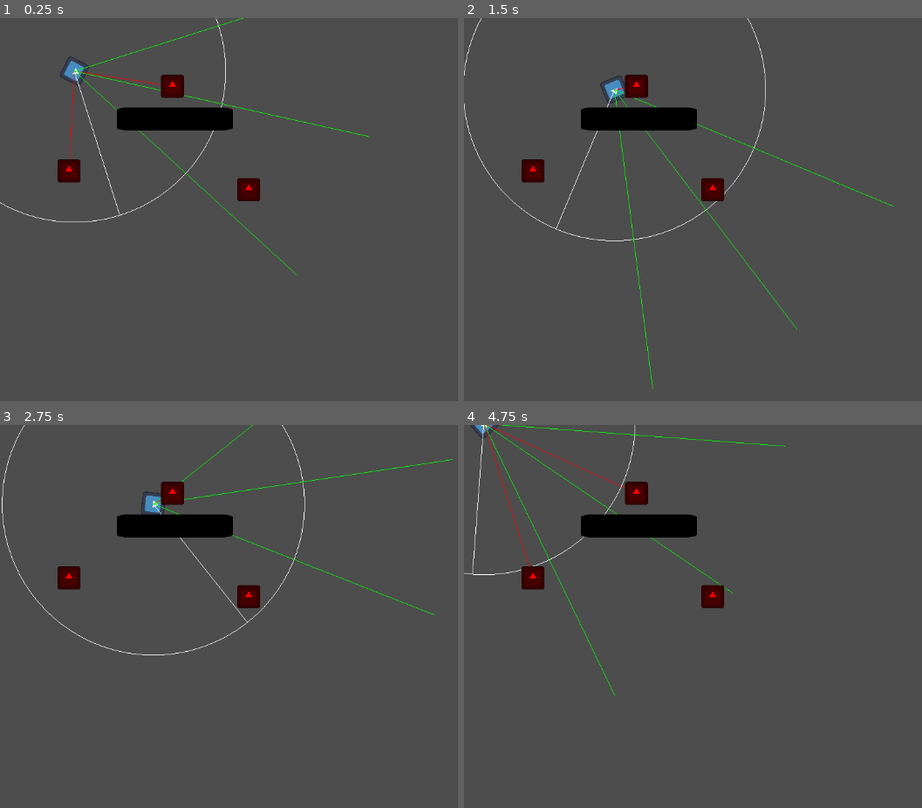
Above: before the commit, frames 1-4 (two rows, left to right).
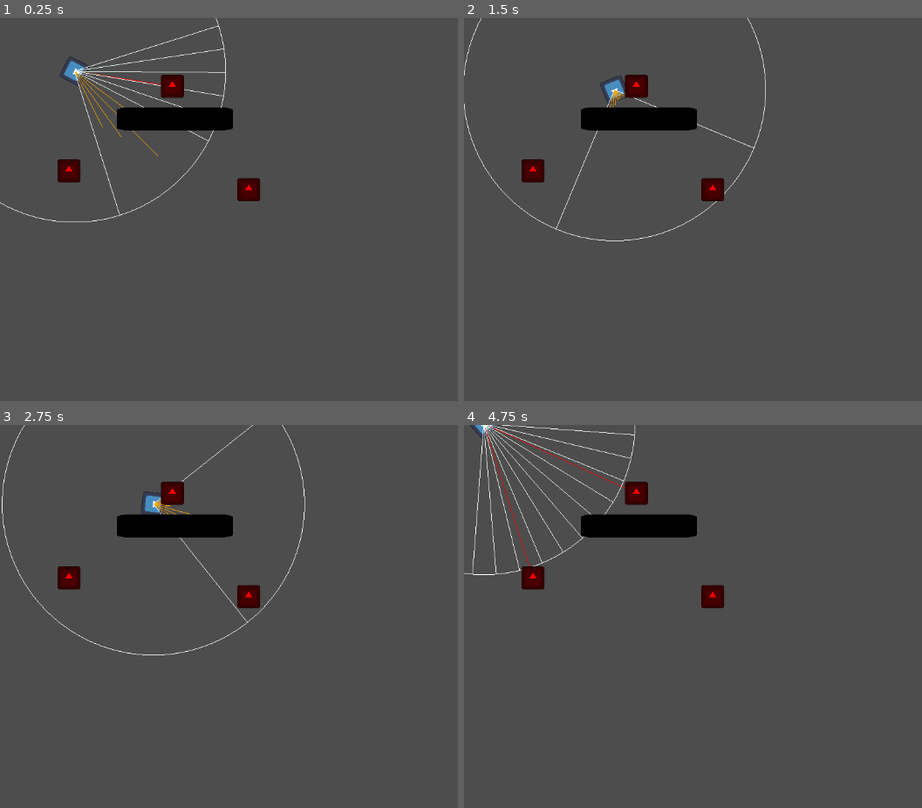
Above: after the commit, the same moments.

Repository: JYiuDev/FOV_Visualization_Demo
Game: Godot game, scene res://Stage/stage.tscn
The game is run twice, just before and just after one commit, with the same random seed, the same clock (stepped at 60 frames per second) and the same inputs. This scene is started directly instead of the project's main scene. The engine's default icon, where the game draws it, is replaced by a stand-in: a white triangle on a blue panel in a dark square.
Inputs (mouse positions are in pixels of both pictures, inside the frame that each line leads up to):
- Up to frame 1 (0.25 s): no input
- Up to frame 2 (1.5 s): tap Enter at 0.5 s; move the mouse to (outside the picture) at 0.52 s; hold D (Right) 0.53-1.28 s; move the mouse to (674, 232) at 1.27 s; hold S (Down) from 1.28 s (still down)
- Up to frame 3 (2.75 s): tap Space at 2 s; move the mouse to (416, 536) at 2.02 s; release S (Down) at 2.03 s; hold D (Right) from 2.03 s (still down)
- Up to frame 4 (4.75 s): tap Enter at 2.75 s; move the mouse to (775, 700) at 2.77 s; release D (Right) at 2.78 s; hold W (Up) 2.78-3.53 s; move the mouse to (outside the picture) at 3.52 s; hold A (Left) from 3.53 s (still down); move the mouse to (601, 562) at 4.27 s

The runs differ from the first frame. In frame 1, 1.0% of the frame differs, in the area x 15-81%, y 0-68%; in frame 2, 0.5%; in frame 3, 0.4%; in frame 4, 1.3%, in the area x 4-71%, y 0-71%.

Commit message:
Update
Issue: raycast visualization

Diff:
--- a/FOV_Entities/Observer/FOV.gd
+++ b/FOV_Entities/Observer/FOV.gd
@@ -1,13 +1,12 @@
 extends Node2D
 class_name FOV
 
+@export_category("FOV properties")
 @export var viewRadius: float
 @export var viewAngle:  float
 
 @export_range(0.01, 1) var findTargetFrequency: float = 0.5
 @export_range(0.01, 1) var raycastResolution: float   = 0.01
-
-
 var targetsInRange: 	Array = []
 var targetsInVision:	Array = []
 
@@ -24,9 +23,12 @@
 	if targetsInVision.size() > 0:
 		for target in targetsInVision:
 			var degreeToTarget = get_angle_to(target.global_position)
-			var dirToTarget    = Vector2(cos(degreeToTarget), sin(degreeToTarget))
-			var disToTarget    = global_position.distance_to(target.global_position)
-			draw_line(position, dirToTarget * disToTarget, Color.RED)
+			if (rad_to_deg(degreeToTarget) >= -viewAngle/2) and (rad_to_deg(degreeToTarget) <= viewAngle/2):
+				var dirToTarget    = Vector2(cos(degreeToTarget), sin(degreeToTarget))
+				var disToTarget    = global_position.distance_to(target.global_position)
+				draw_line(position, dirToTarget * disToTarget, Color.RED)
+	RaycastAarray()
+
 
 func FindTargets(time:float):
 	var physics = get_world_2d().direct_space_state
@@ -39,8 +41,8 @@
 	var result = physics.intersect_shape(shapCastQuery)
 	targetsInRange.clear()
 	targetsInRange = result
+	targetsInVision.clear()
 
-	targetsInVision.clear()
 	for targets:Dictionary in targetsInRange:
 		var target = targets["collider"]
 		var origin: Vector2 = global_position
@@ -62,3 +64,26 @@
 
 	var radians: float = (angleInDegree) * PI/180
 	return Vector2(cos(radians), sin(radians))
+
+func RaycastAarray():
+	var rayNumber:int = roundi(viewAngle * raycastResolution)
+
+	#Instantiate array of Vector2, the array size will be rayNumber + 2 (for the outer most lines)
+	var rayArray: Array
+	var step: float = viewAngle / (rayNumber + 1)
+
+	for i in (rayNumber + 2):
+		#print("i is: " + str(i))
+		#print("Current angle: " + str(i * step))
+		var angle = i * step
+		var dir = dirFromAngle((-viewAngle / 2) + angle, true)
+		var physics = get_world_2d().direct_space_state
+		var rayQuery = PhysicsRayQueryParameters2D.create(global_position, global_position + dir * viewRadius,0b110, [self])
+		var result = physics.intersect_ray(rayQuery)
+		if result.is_empty():
+			draw_line(position, dir * viewRadius, Color.HONEYDEW)
+		else:
+			draw_line(position, result["position"] - global_position, Color.ORANGE)
+
+
+#Subclass for RaycastInformation
--- a/FOV_Entities/Observer/FOVDebug.gd
+++ b/FOV_Entities/Observer/FOVDebug.gd
@@ -11,7 +11,7 @@
 
 	draw_line(position, fow.dirFromAngle(-fow.viewAngle/2, true) * fow.viewRadius, Color.WHITE)
 	draw_line(position, fow.dirFromAngle(fow.viewAngle/2 , true) * fow.viewRadius, Color.WHITE)
-	drawRayAarray()
+	#drawRayAarray()
 
 func _process(_delta):
 	queue_redraw()
@@ -28,11 +28,11 @@
 
 	#Instantiate array of Vector2, the array size will be rayNumber + 2 (for the outer most lines)
 	var rayArray: Array
-	var step: float = fow.viewAngle / (rayNumber + 2)
+	var step: float = fow.viewAngle / (rayNumber + 1)
 
 	for i in (rayNumber + 2):
 		#print("i is: " + str(i))
 		#print("Current angle: " + str(i * step))
 		var angle = i * step
 		var dir = fow.dirFromAngle((-fow.viewAngle / 2) + angle, true)
-		draw_line(position, dir * fow.viewRadius * 2, Color.GREEN)
+		draw_line(position, dir * fow.viewRadius, Color.HONEYDEW)
--- a/Stage/stage.tscn
+++ b/Stage/stage.tscn
@@ -11,6 +11,7 @@
 
 [node name="FOV" parent="Character" index="2"]
 findTargetFrequency = 0.1
+raycastResolution = 0.1
 
 [node name="Target" parent="." instance=ExtResource("2_us1wp")]
 position = Vector2(114, 253)
